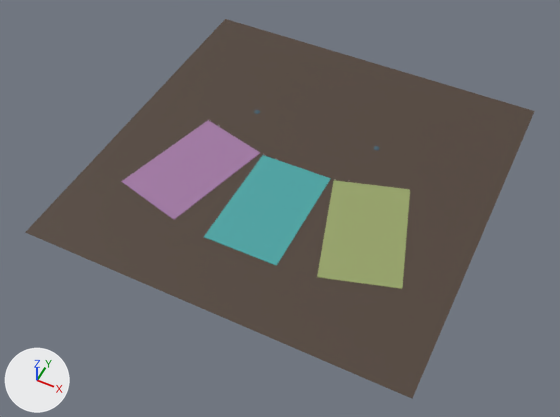
A saved change to the OBJ model Resources/Townhouse.obj.
The view is the same before and after, from a camera (50 mm lens) standing at (5.4, -13.85, 14.49) and looking at (-0.27, -2.51, 0.31). Lighting does not change. The marker at lower left points along +X, +Y and +Z. Where no turn or scale is listed for an object, it has been applied to the vertices.

Objects in the first picture: 'Townhouse'.
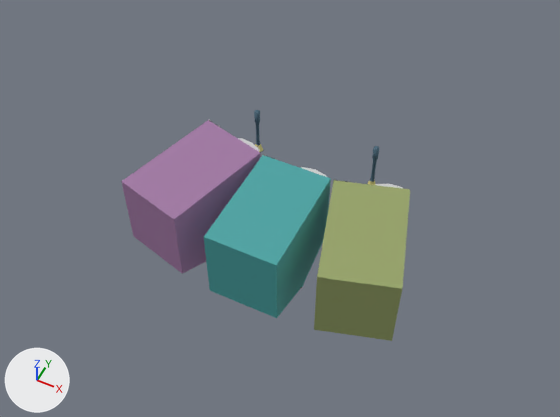
What the commit changed:
me_townhouse has 1442 vertices, 2599 faces and spans x -4.34..4.49, y -6.65..2.18, z -0.88..1.66.
me_townhouse is used by ob_townhouse; location (0.0, 0.0, 0.0).
me_townhouse no longer uses material mat_material (brown #4f4136).
me_townhouse part 1: the loose piece of 4 vertices spanning x -4.34..4.49, y -6.65..2.18, z 1.65 is deleted.

Changed parts and their boxes (x1, y1, x2, y2) in the pictures (560 x 417 px):
'Townhouse', reshaped (43% narrower, 39% shorter)
    before: (25, 19, 535, 398)
    after: (121, 110, 410, 341)
part 1 of me_townhouse, deleted (brown)
    before: (25, 19, 535, 398)
